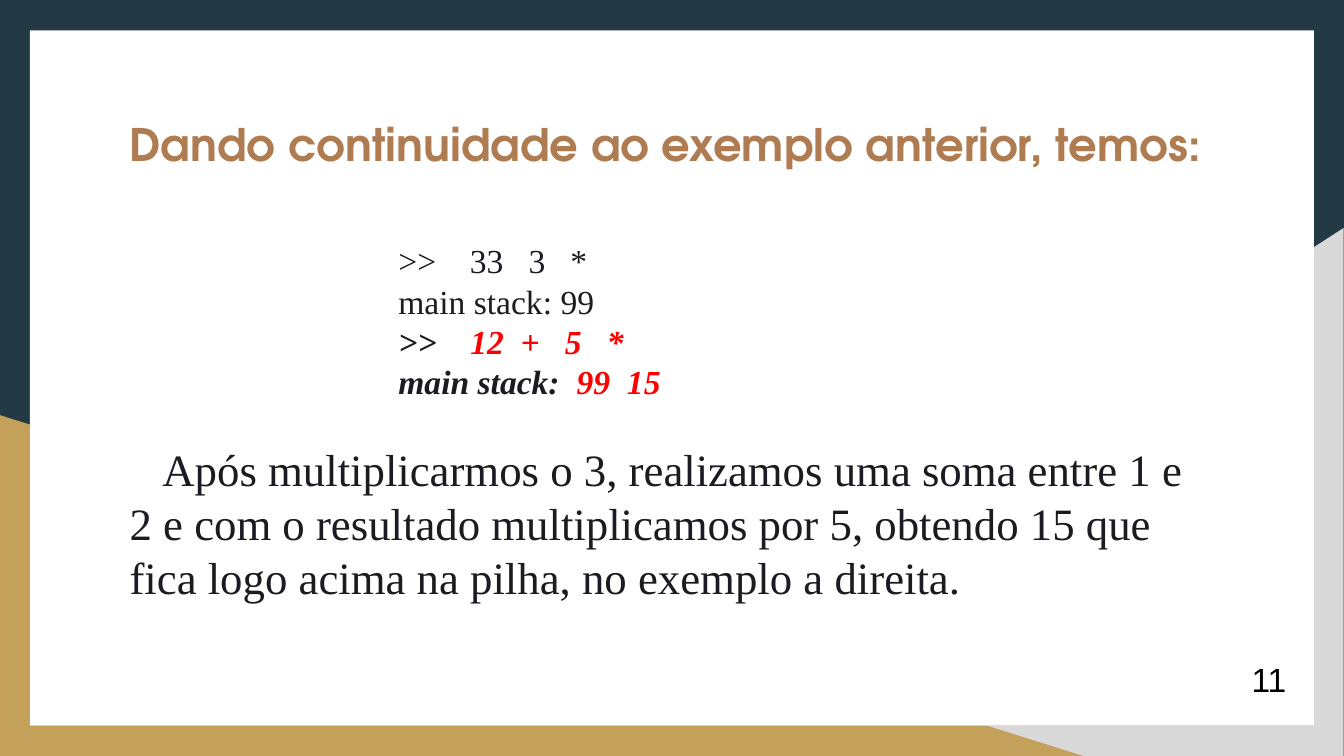
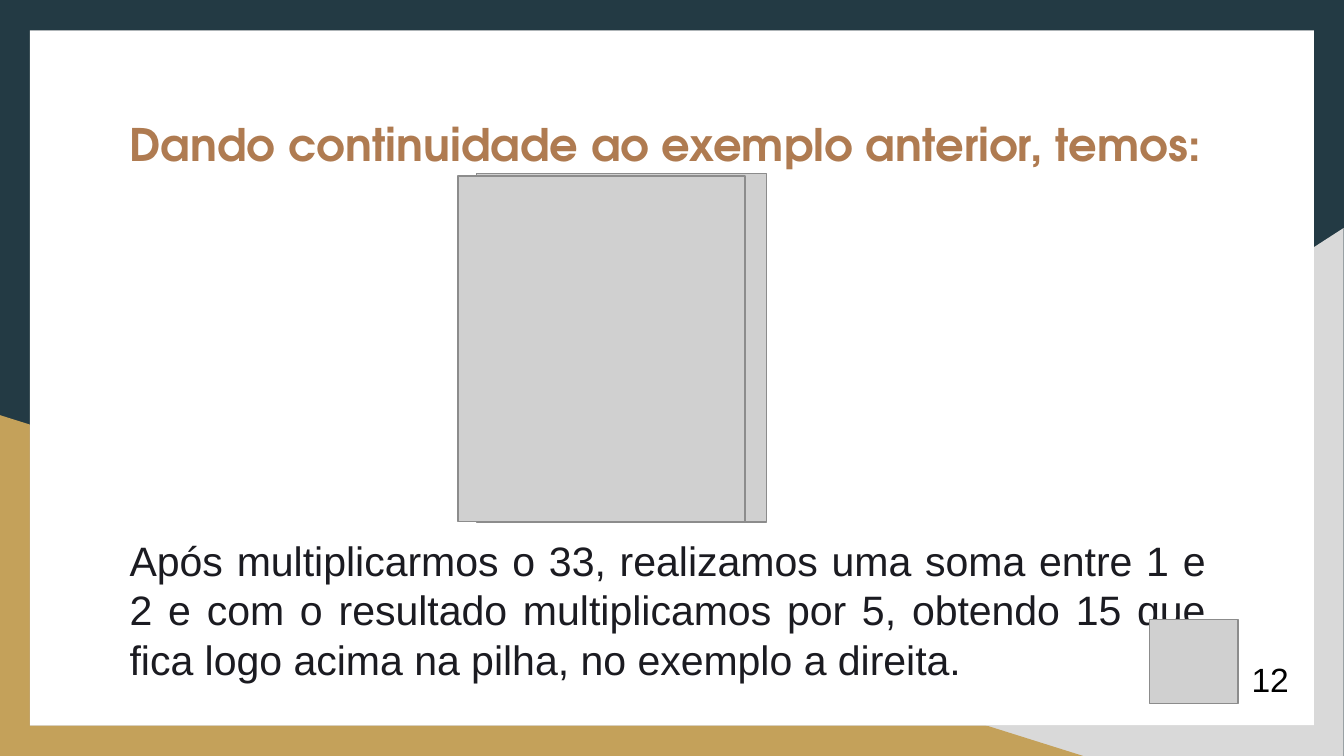
Before and after one commit to wellshiniti/Cat-Joy, a slide deck: slide 12 of PARADIGMA_FUNCIONAL__Linguagens_CAT_e_JOY_2.pptx (slide 10 before the commit). Drawn at 1344x756 pixels with LibreOffice and Linux fonts; fonts in the diff are those of the drawing; grey boxes stand for pictures. Boxes give left, top, right and bottom in pixels: in the first picture for what was removed or moved away, otherwise in the second. Text is boxed around its words. In the diff, an @@ line names an element or a change of style, - is before the commit and + after.

```diff
--- a/PARADIGMA_FUNCIONAL__Linguagens_CAT_e_JOY_2.pptx
+++ b/PARADIGMA_FUNCIONAL__Linguagens_CAT_e_JOY_2.pptx
@@ picture added at (x1=458, y1=176, x2=746, y2=521) @@
@@ picture added at (x1=477, y1=173, x2=767, y2=521) @@
@@ text at (x1=130, y1=545, x2=1206, y2=683): text changed; size 24 to 22 pt; font Times New Roman to Arial @@
->> 33 3 *
-main stack: 99
->> 12 + 5 *
-main stack: 99 15
-Após multiplicarmos o 3, realizamos uma soma entre 1 e 2 e com o resultado multiplicamos por 5, obtendo 15 que fica logo acima na pilha, no exemplo a direita.
+Após multiplicarmos o 33, realizamos uma soma entre 1 e 2 e com o resultado multiplicamos por 5, obtendo 15 que fica logo acima na pilha, no exemplo a direita.
@@ picture added at (x1=1150, y1=620, x2=1239, y2=703) @@
@@ text at (x1=1252, y1=668, x2=1289, y2=692): text changed @@
-11
+12
```
Also in this commit, not shown: 13 other slides changed, 1 slide added.
